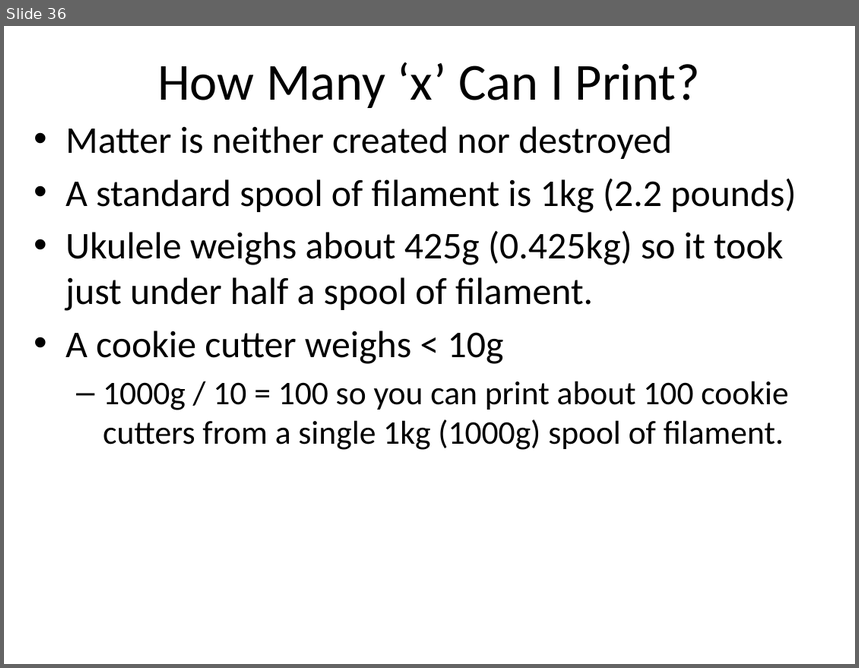
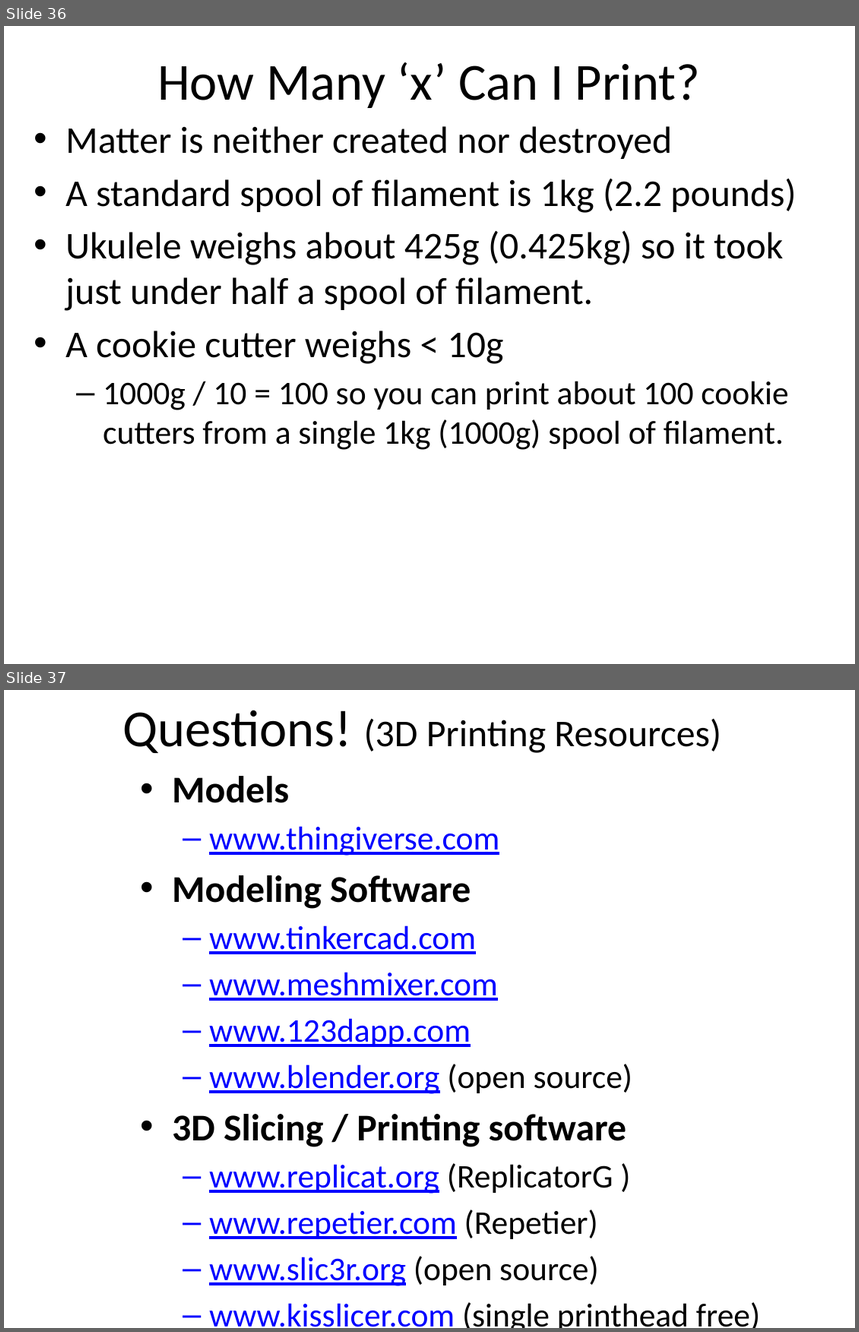
Before and after one commit to dykebert/GDI_3D_Printing_Intro, a slide deck: Introduction to 3D Printing.pptx. Shown one above the other, each under a label of ours: slide 36 before the commit, slides 36 and 37 after it. The pictures are 859x668 and 859x1332 pixels, drawn with LibreOffice and Linux fonts; fonts in the diff are those of the drawing. Boxes give left, top, right and bottom in pixels: in the first picture for what was removed or moved away, otherwise in the second. Text is boxed around its words. In the diff, an @@ line names an element or a change of style, - is before the commit and + after.

Commit message:
Updated Resources

```diff
--- a/Introduction to 3D Printing.pptx
+++ b/Introduction to 3D Printing.pptx
@@ slide 37 added at <box>4,690,855,1328</box>, background #FFFFFF @@
@@ title added at <box>123,710,721,753</box>, 32 pt, text #000000 @@
+Questions! (3D Printing Resources)
@@ text added at <box>172,776,760,1328</box>, 28 pt, text #0000FF, underline @@
+• Models
+  – www.thingiverse.com
+• Modeling Software
+  – www.tinkercad.com
+  – www.meshmixer.com
+  – www.123dapp.com
+  – www.blender.org (open source)
+• 3D Slicing / Printing software
+  – www.replicat.org (ReplicatorG )
+  – www.repetier.com (Repetier)
+  – www.slic3r.org (open source)
+  – www.kisslicer.com (single printhead free)
```
Also in this commit, not shown: 1 slide removed, 1 other file.
